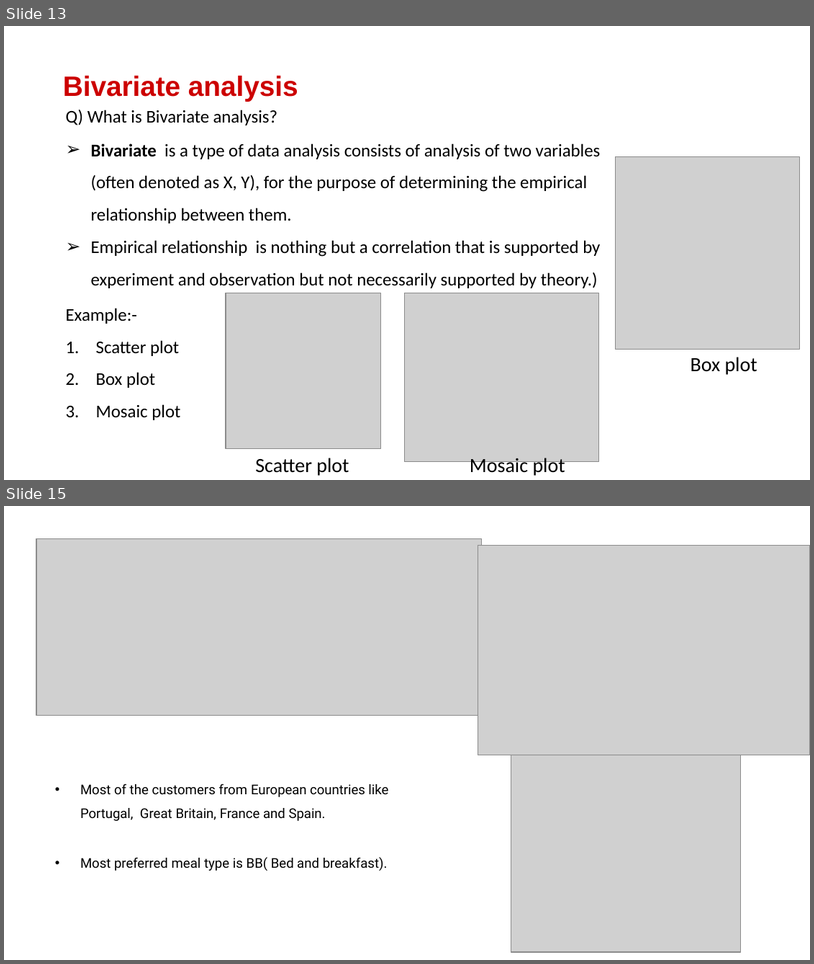
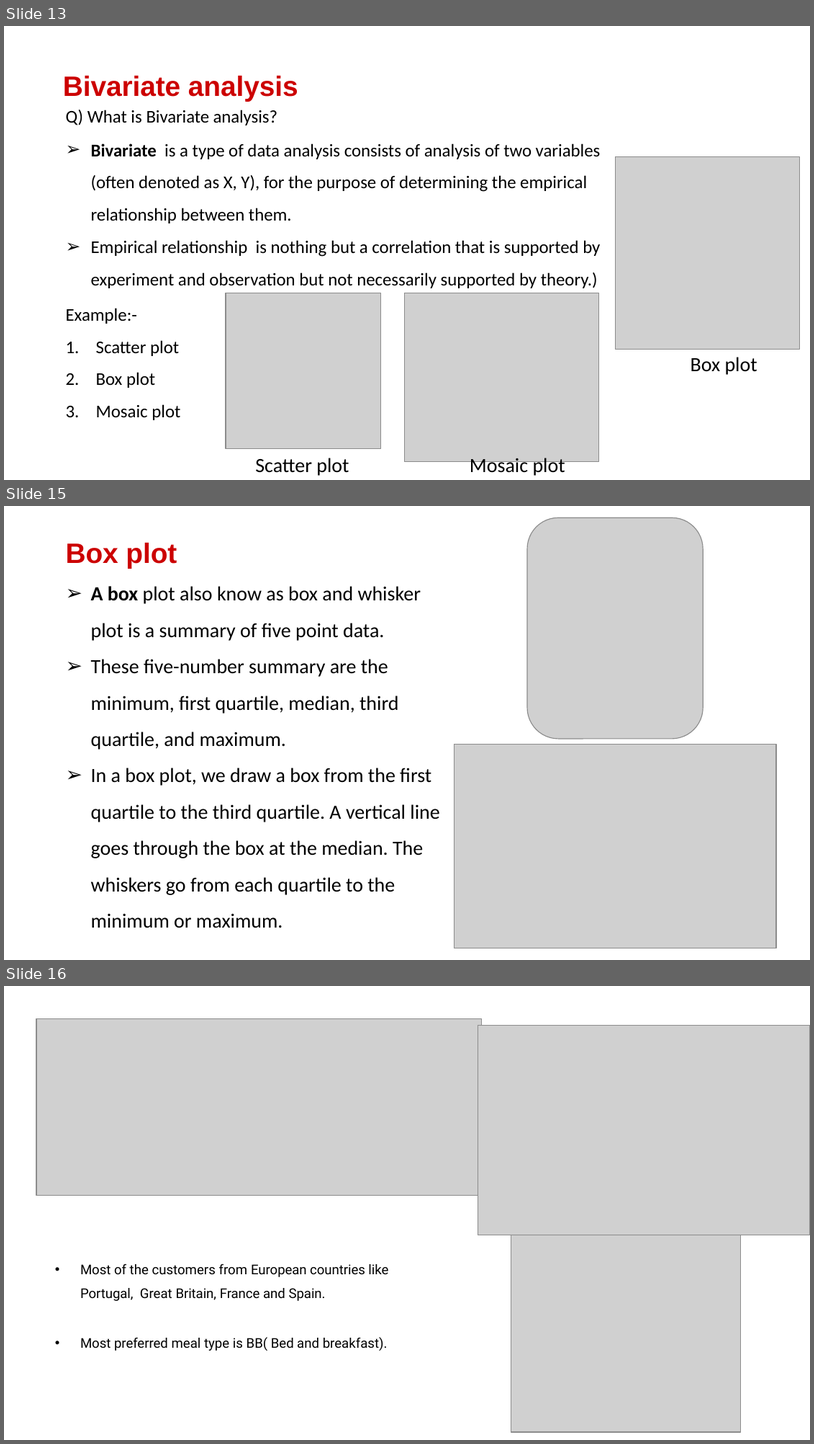
Before and after one commit to kuresh02/Hotel_Booking_EDA, a slide deck: Dfordata_eda_powerpoint.pptx. Shown one above the other, each under a label of ours: slides 13 and 15 before the commit, slides 13, 15 and 16 after it; the slides between them are not shown. The pictures are 814x964 and 814x1444 pixels, drawn with LibreOffice and Linux fonts; fonts in the diff are those of the drawing; grey boxes stand for pictures; background and template pictures are left out. Boxes give left, top, right and bottom in pixels: in the first picture for what was removed or moved away, otherwise in the second. Text is boxed around its words. In the diff, an @@ line names an element or a change of style, - is before the commit and + after.

Commit message:
Update to Box plot

```diff
--- a/Dfordata_eda_powerpoint.pptx
+++ b/Dfordata_eda_powerpoint.pptx
@@ slide 15 added at [4, 506, 810, 960], background #FFFFFF @@
@@ picture added at [527, 518, 703, 739] @@
@@ text added at [66, 542, 177, 568], 25 pt, text #CC0000, bold @@
+Box plot
@@ text added at [91, 586, 440, 928], 18 pt, text #000000 @@
+➢ A box plot also know as box and whisker plot is a summary of five point data.
+➢ These five-number summary are the minimum, first quartile, median, third quartile, and maximum.
+➢ In a box plot, we draw a box from the first quartile to the third quartile. A vertical line goes through the box at the median. The whiskers go from each quartile to the minimum or maximum.
@@ picture added at [454, 744, 777, 948] @@
@@ what was slide 15 is now slide 16 @@
```
Also in this commit, not shown: 1 other slide added, 1 slide removed.
